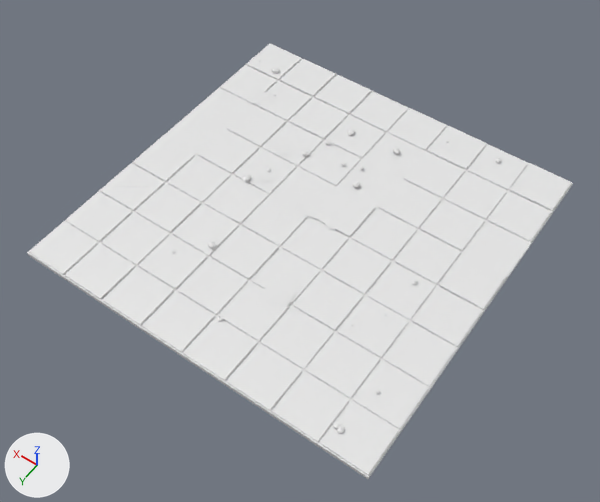
A saved change to the FBX model Assets/Art/Models/SH10_L04_Floor.fbx.
Both versions are drawn from a camera (50 mm lens) standing at (-15.7, 22.8, 32.5) and looking at (-0.8, 2.0, -0.2). The axes (+X, +Y, +Z) are drawn at lower left. The lights are the same throughout. The older version comes first.

The first picture shows 'SH10_L04_Floor'.
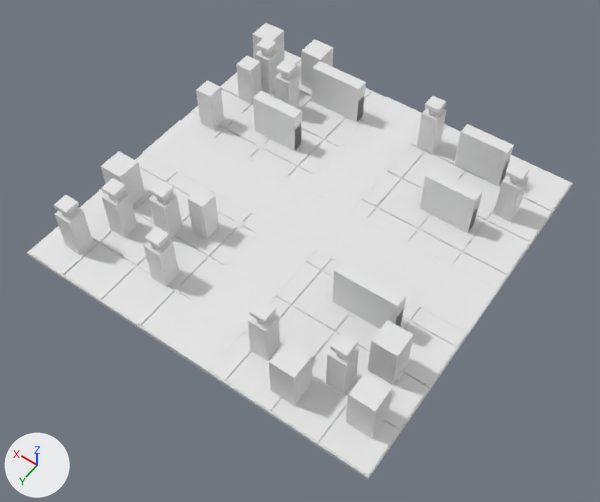
Location of each change, (x1, y1, x2, y2) in pixels of the pictures (600 x 502 px):
'SH10_L04_Floor', reshaped
    before: (27, 44, 573, 479)
    after: (27, 50, 573, 479)
'SH10_L04_Floor_Blockers', added
    after: (55, 23, 529, 438)
'SH10_L04_Floor_Obstacles', added
    after: (54, 37, 529, 429)
    faces in mat_sh10_l04_floor_trim (white #e7e7e7): (54, 37, 529, 358)
    faces in mat_sh10_l04_floor_pillar (white #e7e7e7): (62, 50, 521, 429)
part 1 of me_cube_121, added
    after: (464, 222, 530, 275)
part 2 of me_cube_121, added
    after: (388, 145, 425, 178)
part 3 of me_cube_121, added
    after: (362, 172, 401, 207)
part 4 of me_cube_121, added
    after: (192, 89, 251, 128)
part 5 of me_cube_121, added
    after: (181, 112, 224, 138)
part 6 of me_cube_121, added
    after: (257, 142, 266, 150)
part 7 of me_cube_121, deleted
    before: (53, 60, 501, 434)
part 8 of me_cube_121, built on
    before: (246, 89, 270, 104)
    after: (142, 90, 499, 334)
part 9 of me_cube_121, built on
    before: (103, 226, 278, 325)
    after: (102, 96, 422, 371)

Diff of the bpy script that builds the scene:
```diff
--- a/Assets/Art/Models/SH10_L04_Floor.fbx.py
+++ b/Assets/Art/Models/SH10_L04_Floor.fbx.py
@@ me_cube_121 @@
-me_cube_121.from_pydata(...)  # 915 vertices, 904 faces; spans x -10.0..10.0, y -10.0..10.0, z -0.2..0.4
+me_cube_121.from_pydata(...)  # 662 vertices, 436 faces; spans x -10.0..10.0, y -10.0..10.0, z -0.2..0.1
+# me_cube_121 part 1: a new loose piece, a box spanning x -9.95..-7.55, y -4.95..-2.55, z 0.0..0.06, in mat_sh10_l04_floor_flag (white #e7e7e7)
+# me_cube_121 part 2: a new loose piece, a box spanning x -2.45..-0.05, y -7.45..-5.05, z 0.0..0.06, in mat_sh10_l04_floor_flagdark (white #e7e7e7)
+# me_cube_121 part 3: a new loose piece, a box spanning x -2.45..-0.05, y -4.95..-2.55, z 0.0..0.06, in mat_sh10_l04_floor_flagdark (white #e7e7e7)
+# me_cube_121 part 4: a new loose piece, a box spanning x 7.55..9.95, y -4.95..-2.55, z 0.0..0.06, in mat_sh10_l04_floor_flag (white #e7e7e7)
+# me_cube_121 part 5: a new loose piece, a box spanning x 7.55..9.95, y -2.45..-0.05, z 0.0..0.06, in mat_sh10_l04_floor_flagdark (white #e7e7e7)
+# me_cube_121 part 6: the loose piece of 9 vertices spanning x 6.7..8.2, y -6.4..-5.0, z 0.1 is copied, and the copy is turned 59.7 degrees about the z axis through its middle and scaled by 0.42, then moved by (-2.4, 3.0, 0.0); it spans x 4.7..5.3, y -2.9..-2.3, z 0.1
+# me_cube_121 part 7: 39 loose pieces with 406 vertices, spanning x -9.3..9.5, y -9.6..9.6, z 0.0..0.4, are deleted
+# me_cube_121 part 8: 1 vertex moved within x 7.2, y -6.4, z 0.1; 8 vertices removed from x 6.7..8.2, y -6.2..-5.0, z 0.1; 42 vertices added at x -10.0..10.0, y -6.9..1.6, z 0.1
+# me_cube_121 part 9: 1 vertex moved within x 2.6, y 7.6, z 0.1; 3 vertices removed from x 0.1..2.6, y 2.6..9.9, z 0.1; 46 vertices added at x -1.6..3.0, y -10.0..10.0, z 0.1
+# other edits to the shape of me_cube_121 do not show in these pictures
 me_cube_121.materials.append(mat_sh10_l04_floor_base)
@@ me_cube_121 @@
 me_cube_121.materials.append(mat_sh10_l04_floor_moss)
-me_cube_121.materials.append(mat_sh10_l04_floor_glow)  # white #e7e7e7
+me_cube_121.materials.append(mat_sh10_l04_floor_carpet)  # white #e7e7e7
+me_cube_121.materials.append(mat_sh10_l04_floor_trim)  # white #e7e7e7
@@ ob_sh10_l04_floor_obstacles @@
+ob_sh10_l04_floor_obstacles = bpy.data.objects.new('SH10_L04_Floor_Obstacles', me_cube_238)  # 964 vertices, 1014 faces; spans x -9.3..9.3, y -9.1..9.0, z -0.1..3.1; in mat_sh10_l04_floor_stone (white #e7e7e7), mat_sh10_l04_floor_pillar (white #e7e7e7), mat_sh10_l04_floor_trim (white #e7e7e7)
+ob_sh10_l04_floor_obstacles.location = (0.0, 0.0, 0.0)
@@ ob_sh10_l04_floor_blockers @@
+ob_sh10_l04_floor_blockers = bpy.data.objects.new('SH10_L04_Floor_Blockers', me_cube_240)  # 192 vertices, 144 faces; spans x -9.2..9.4, y -9.3..9.2, z 0.0..2.5; in mat_sh10_l04_floor_glow (white #e7e7e7)
+ob_sh10_l04_floor_blockers.location = (0.0, 0.0, 0.0)
```
